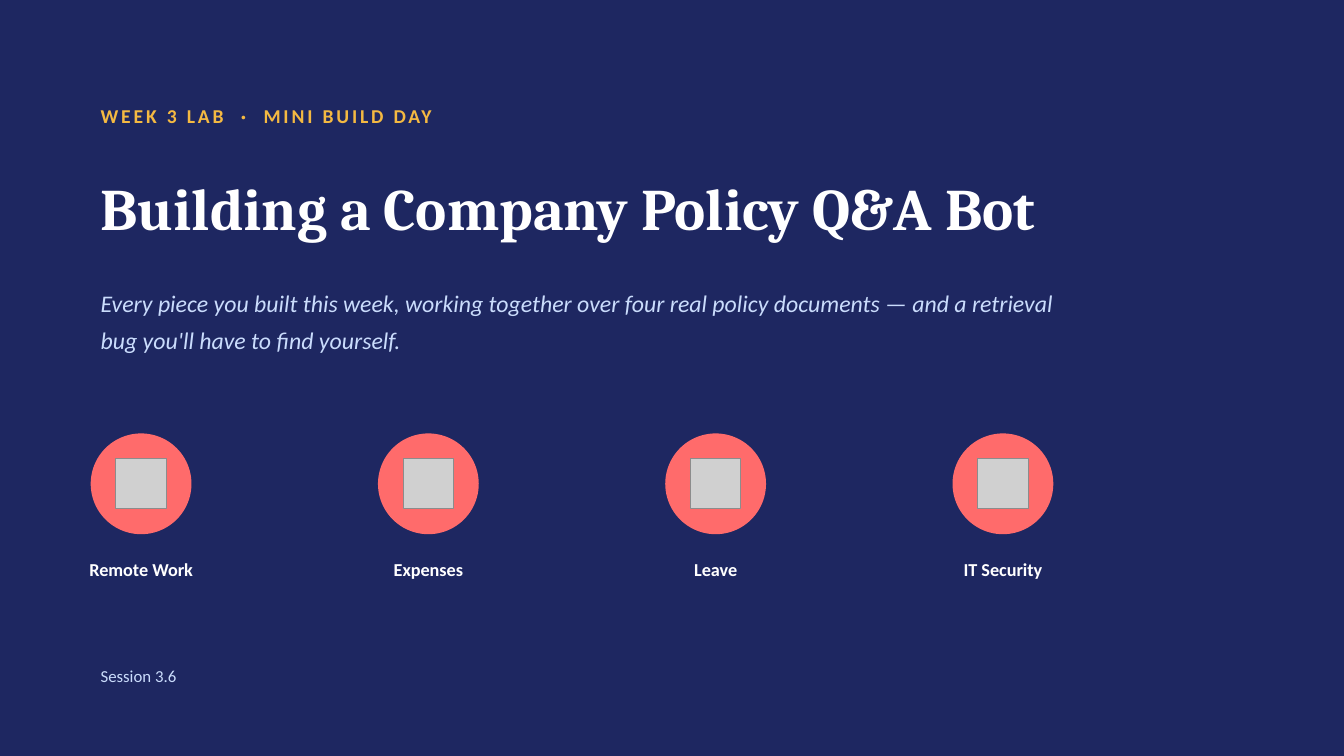
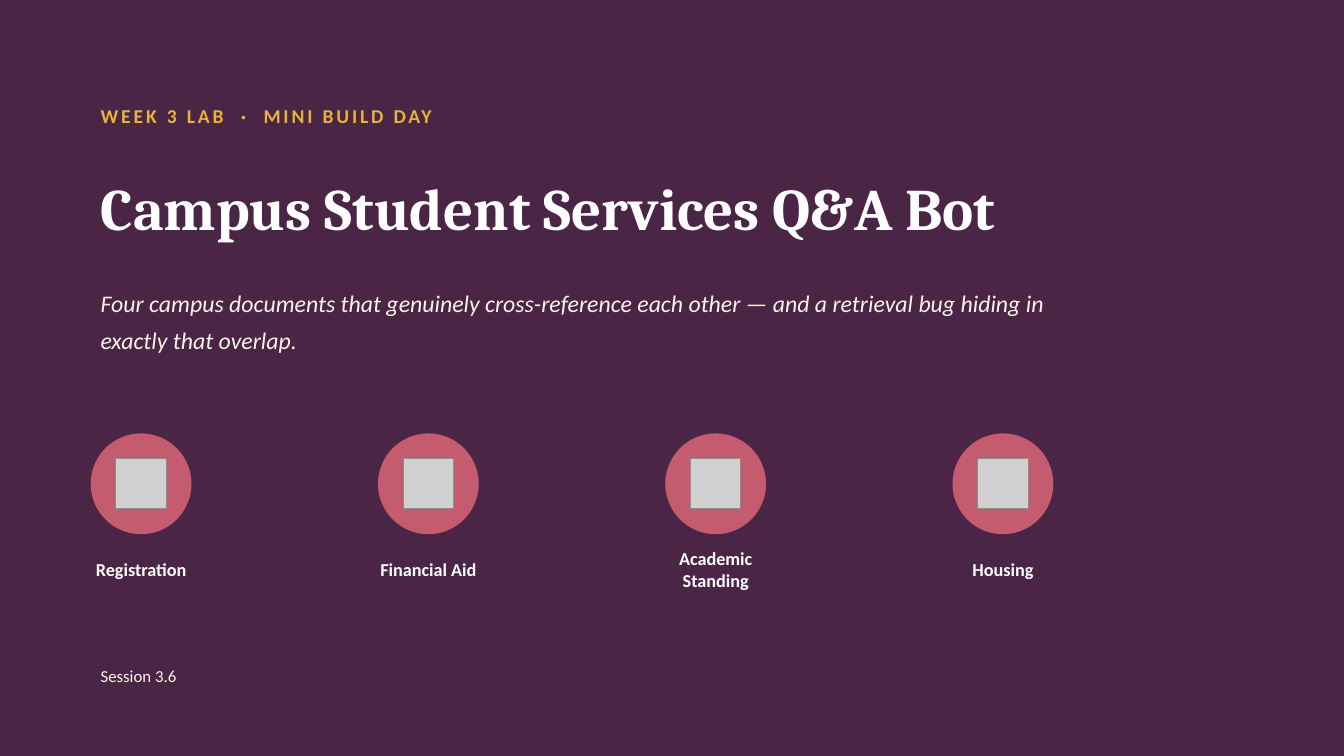
Before and after one commit to TechNaom/genai-for-everyone, a slide deck: slide 1 of slides/week-03/session-3.6.pptx. Drawn at 1344x756 pixels with LibreOffice and Linux fonts; fonts in the diff are those of the drawing; grey boxes stand for pictures. Boxes give left, top, right and bottom in pixels: in the first picture for what was removed or moved away, otherwise in the second. Text is boxed around its words. In the diff, an @@ line names an element or a change of style, - is before the commit and + after.

Commit message:
Rebuild Session 3.6 from scratch: campus Q&A bot, new corpus, new bug

```diff
--- a/slides/week-03/session-3.6.pptx
+++ b/slides/week-03/session-3.6.pptx
@@ background #1E2761 to #4A2545 @@
@@ text "WEEK 3 LAB · MINI ..." at [167, 110, 177, 123]: text colour #F4B942 to #E8B339 @@
@@ text at [101, 189, 996, 242]: text changed @@
-Building a Company Policy Q&A Bot
+Campus Student Services Q&A Bot
@@ text at [101, 295, 1044, 353]: text changed; text colour #CADCFC to #FBF3E7 @@
-Every piece you built this week, working together over four real policy documents — and a retrieval bug you'll have to find yourself.
+Four campus documents that genuinely cross-reference each other — and a retrieval bug hiding in exactly that overlap.
@@ fill #FF6B6B to #C45B6E in 4 elements at [91, 434, 192, 534], [378, 434, 479, 534], [665, 434, 766, 534], [953, 434, 1054, 534] @@
@@ text at [96, 563, 187, 579]: text changed @@
-Remote Work
+Registration
@@ text at [380, 563, 476, 576]: text changed @@
-Expenses
+Financial Aid
@@ text at [679, 552, 752, 590]: text changed @@
-Leave
+Academic Standing
@@ text at [972, 563, 1033, 579]: text changed @@
-IT Security
+Housing
@@ text "Session 3.6" at [101, 670, 176, 682]: text colour #CADCFC to #FBF3E7 @@
```
Also in this commit, not shown: 7 other slides changed, 2 slides added, 2 slides removed, 10 other files.
